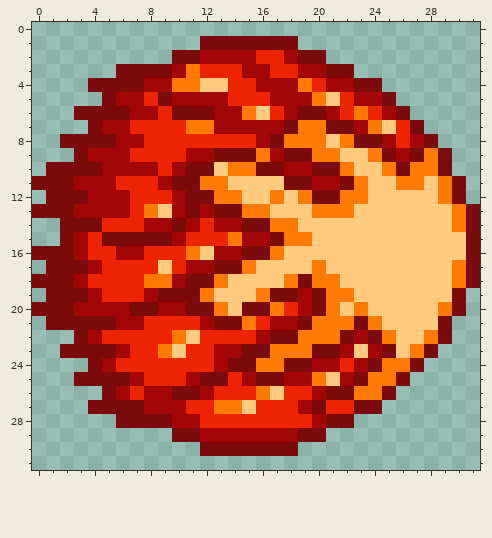
A pixel-art file gets an edit: Assets/Art/GameplayStuff/Fireball1-Harden.aseprite. Above is the file before it was changed.
32x32 pixels, 1 frame.
Once edited:
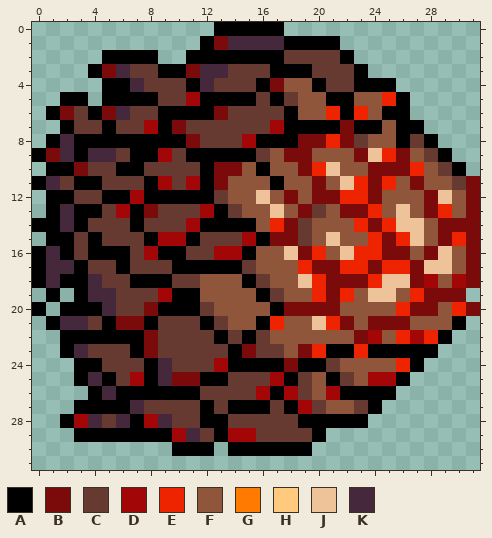
Palette (. is transparent): A #000000  B #7b0b0b  C #663931  D #a30606  E #ee2400  F #8f563b  G #ff7a00  H #ffca7d  J #eec39a  K #45283c
From old to new:
layer "Layer 1" now hidden
layer "Layer 2" added
Changed rows in their new state; - is an unchanged pixel.
first column x 0:
 0 -------------AAAAA--------------
 1 ------------A-KKKKAAAA----------
 2 -----AAAA-.AAAAAAACCCCA---------
 3 ----ABKCCAABKKCCCAAACCCA--------
 4 ----.AAKCCCAKCCCABFFACCAAA------
 5 --AA-AAAACC-AAAACACFFAAFFEA-----
 6 -ABCA-KCCAAAABCCCCAFFEAEFAA-----
 7 --ACCACCDABCCCCCC-AAAA-AAFAA----
 8 -AKAAAAAAAABCCCDAAABBEBCFFACA---
 9 ABKAKKCAADCAAAAACF--FFFBJEBFCA--
10 -AA-CCAACCCCABBFAFFBEJFFBB-EFCA-
11 AKCAACCCA-CDABFFFAFFBFJEBEFBFFCB
12 -AACCAADAAAAACFFJFBF--EEBFFFBJFB
13 .AKAAC-ABCCC-ACFFJFBCFBBEFJFBEF-
14 AAKACCCACCC-AAAAFEBCFFFEBEJJFBB-
15 -AACACCCAD-ACCC-A-BCFJFFEBEJFBE-
16 AKACAAACDAACC--AFFJBEFJEEBBFBJF-
17 AKKACCACCCAAAAACFFFEBBEEBEEBJJF-
18 AKAAKCCAAACCFFFACFFJEBBBEJJBDFD-
19 -A.AKKCCCDAAFFFFACFFEBEFJJFEBB--
20 A.AAAKCC-AAACFFFFABB-BFFFFEBBFEB
21 -AKKCABBACCCACFFAEFFJEBFBBBFFFA-
22 --AAAAAABCCCCACACFFFFFFBDFEDEA--
23 --AKCCCABCCCCCA-CCFBEAAEAAAAA---
24 ---AACCCAKCCC-AAAA-AACFFFFEA----
25 ---AKAC-AKBBAACCCDACFACFDDA-----
26 ----AKAAAAAACCCCDADCFDAAAA------
27 ---AAAAKCCCCACAAACA-CFFCA-------
28 --ADKCKADKCCAACCCCCAAAAA--------
29 ---AAAAAAADKCA--CCCCA-----------
30 ----------AAA.AAAAAA------------
